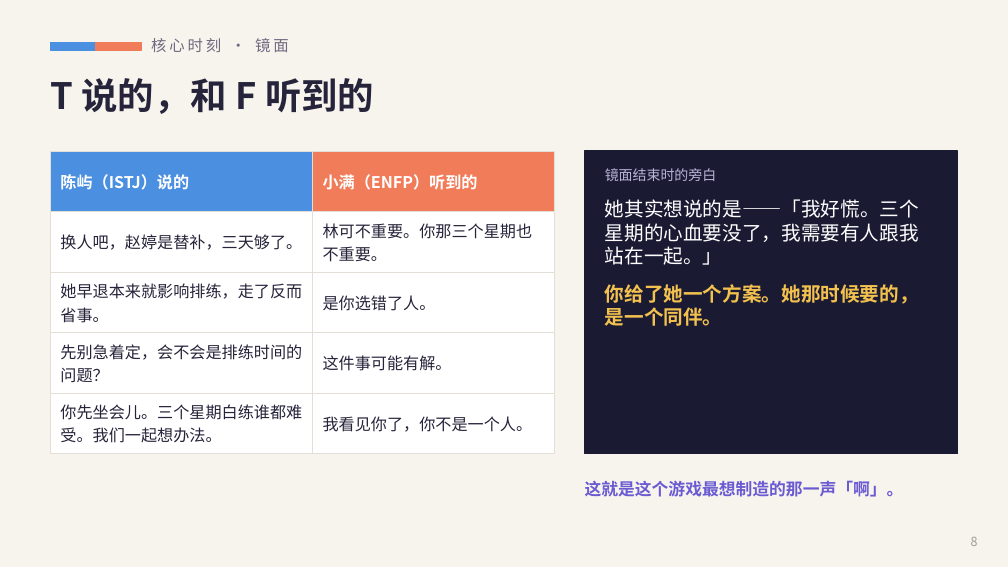
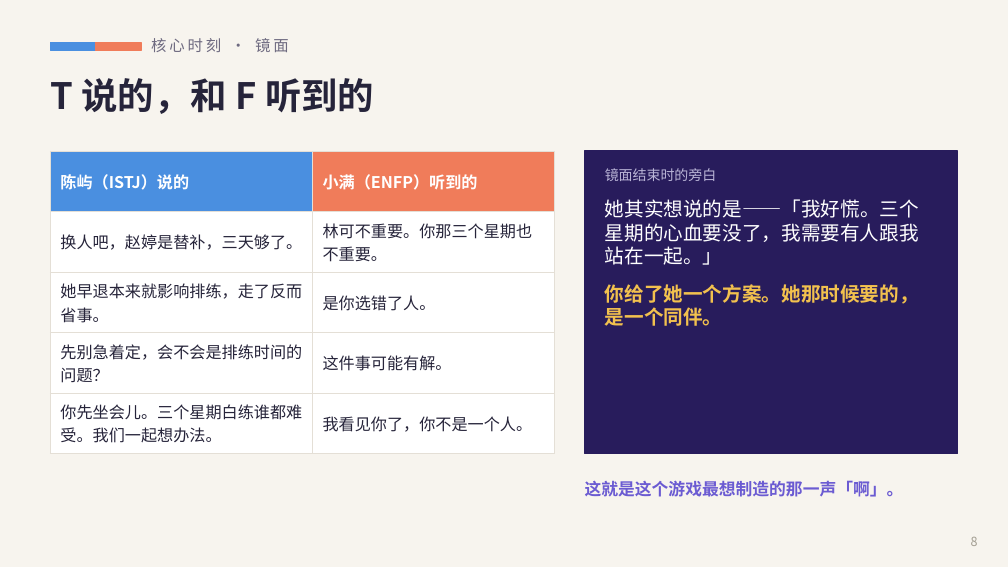
Before and after one commit to YuYuYuZero/overself-ai-edu-game, a slide deck: slide 8 of pitch/Overself-路演.pptx. Drawn at 1008x567 pixels with LibreOffice and Linux fonts; fonts in the diff are those of the drawing. Boxes give left, top, right and bottom in pixels: in the first picture for what was removed or moved away, otherwise in the second. Text is boxed around its words. In the diff, an @@ line names an element or a change of style, - is before the commit and + after.

```diff
--- a/pitch/Overself-路演.pptx
+++ b/pitch/Overself-路演.pptx
@@ rectangle at (x1=585, y1=151, x2=958, y2=454): fill #1B1A33 to #281C5C; outline #1B1A33 1 pt to #281C5C 1 pt @@
```
Also in this commit, not shown: 5 other slides changed, 13 other files.
